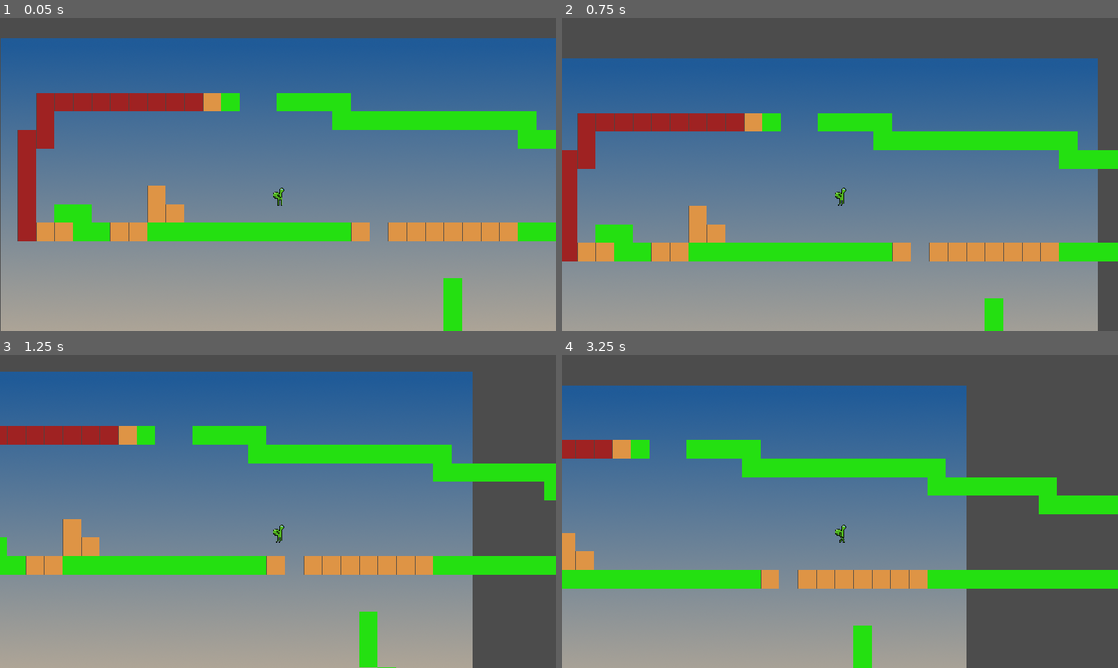
Above: before the commit, frames 1-4 (two rows, left to right).
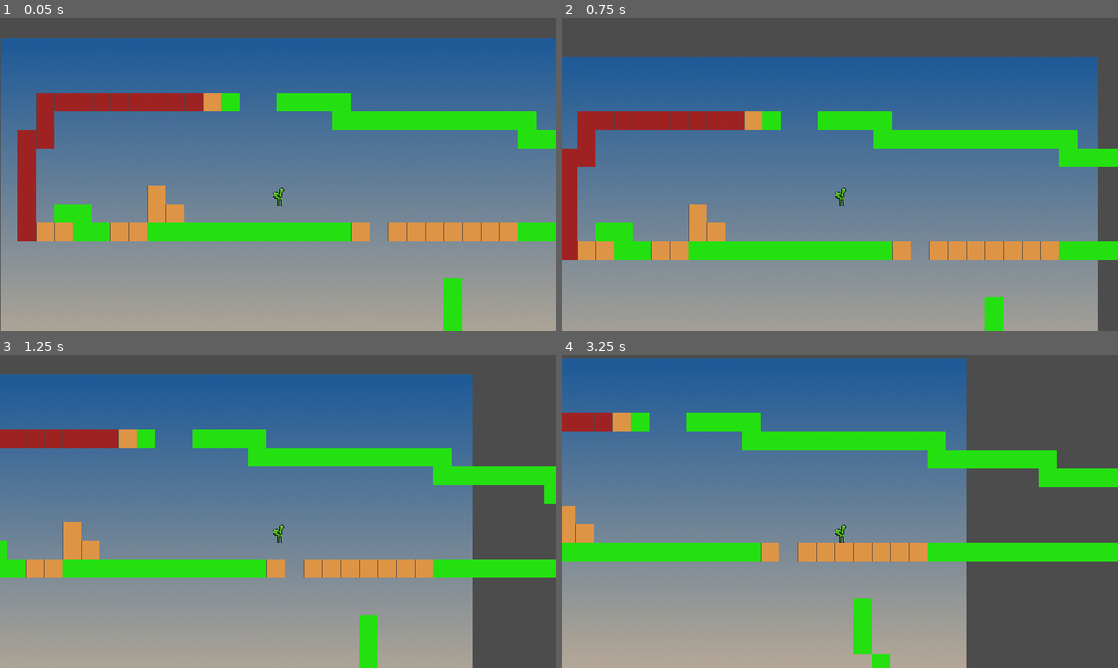
Above: after the commit, the same moments.

Repository: llister15/SCDM
Game: Godot game, scene res://Scenes/Levels/Test Movement World.tscn
The game is run twice, just before and just after one commit, with the same random seed, the same clock (stepped at 60 frames per second) and the same inputs.
Inputs:
- Up to frame 1 (0.05 s): no input
- Up to frame 2 (0.75 s): tap Enter at 0.5 s; hold Right (ui_right) from 0.53 s (still down); hold Space (jump) from 0.53 s (still down)
- Up to frame 3 (1.25 s): keep holding Right (ui_right); keep holding Space (jump)
- Up to frame 4 (3.25 s): release Space (jump) at 1.28 s; tap Space (jump) at 1.35, 1.52, 1.82, 2.85, 3.02 s; release Right (ui_right) at 2.03 s; hold Left (ui_left) 2.03-2.78 s; hold Space (jump) 2.03-2.78 s; hold Right (ui_right) from 2.78 s (still down)

Frame 1 is identical in both runs. In frame 2, 2.3% of the frame differs, in the area x 0-100%, y 12-90%; in frame 3, 4.8%; in frame 4, 31%, in the area x 0-100%, y 1-100%.

Commit message:
Changed the animation script
not done yet still fixing animations

Diff:
--- a/Scenes/Assets/player.tscn
+++ b/Scenes/Assets/player.tscn
@@ -1,50 +1,25 @@
-[gd_scene load_steps=17 format=2]
+[gd_scene load_steps=6 format=2]
 
 [ext_resource path="res://Scripts/player.gd" type="Script" id=1]
-[ext_resource path="res://Sprites/Run/run 00.png" type="Texture" id=2]
-[ext_resource path="res://Sprites/Run/run 01.png" type="Texture" id=3]
-[ext_resource path="res://Sprites/Run/run 02.png" type="Texture" id=4]
-[ext_resource path="res://Sprites/Run/run 03.png" type="Texture" id=5]
-[ext_resource path="res://Sprites/idle/Idle 00.png" type="Texture" id=6]
-[ext_resource path="res://Sprites/idle/Idle 01.png" type="Texture" id=7]
-[ext_resource path="res://Sprites/idle/Idle 02.png" type="Texture" id=8]
-[ext_resource path="res://Sprites/idle/Idle 03.png" type="Texture" id=9]
-[ext_resource path="res://Sprites/idle/Idle 04.png" type="Texture" id=10]
-[ext_resource path="res://Sprites/Jumping/jump 00.png" type="Texture" id=11]
-[ext_resource path="res://Sprites/Jumping/jump 01.png" type="Texture" id=12]
-[ext_resource path="res://Sprites/Jumping/jump 02.png" type="Texture" id=13]
-[ext_resource path="res://Sounds/jumpsound.ogg" type="AudioStream" id=14]
+[ext_resource path="res://Sprites/idle/Idle 00.png" type="Texture" id=2]
+[ext_resource path="res://Sounds/jumpsound.ogg" type="AudioStream" id=3]
 
-[sub_resource type="SpriteFrames" id=1]
-animations = [ {
-"frames": [ ExtResource( 2 ), ExtResource( 3 ), ExtResource( 4 ), ExtResource( 5 ) ],
-"loop": true,
-"name": "Run",
-"speed": 8.0
-}, {
-"frames": [ ExtResource( 6 ), ExtResource( 7 ), ExtResource( 8 ), ExtResource( 9 ), ExtResource( 10 ) ],
-"loop": true,
-"name": "Idle",
-"speed": 6.0
-}, {
-"frames": [ ExtResource( 11 ), ExtResource( 12 ), ExtResource( 13 ) ],
-"loop": true,
-"name": "Jump",
-"speed": 5.0
-} ]
+[sub_resource type="Animation" id=3]
+resource_name = "Idle"
 
 [sub_resource type="RectangleShape2D" id=2]
-extents = Vector2( 10.0178, 15.077 )
+extents = Vector2( 9.32705, 15.077 )
 
 [node name="Player" type="KinematicBody2D"]
 collision_mask = 8
 script = ExtResource( 1 )
 
-[node name="AnimatedSprite" type="AnimatedSprite" parent="."]
-position = Vector2( 0, -16 )
-frames = SubResource( 1 )
-animation = "Jump"
-frame = 2
+[node name="Sprite" type="Sprite" parent="."]
+position = Vector2( 0, -16.0084 )
+texture = ExtResource( 2 )
+
+[node name="AnimationPlayer" type="AnimationPlayer" parent="."]
+anims/Idle = SubResource( 3 )
 
 [node name="CollisionShape2D" type="CollisionShape2D" parent="."]
 position = Vector2( 0, -15.133 )
@@ -55,5 +30,4 @@
 offset_v = -1.0
 
 [node name="JumpSound" type="AudioStreamPlayer2D" parent="."]
-stream = ExtResource( 14 )
-[connection signal="animation_finished" from="AnimatedSprite" to="." method="_on_AnimatedSprite_animation_finished"]
+stream = ExtResource( 3 )
--- a/Scripts/player.gd
+++ b/Scripts/player.gd
@@ -6,7 +6,7 @@
 export var gravity: int = 30
 export var move_speed: int = 40
 export var max_speed: int = 200
-export var jump_force: int = 515
+export var jump_force: int = 500
 var is_jumping: bool = false
 # Character Stats
 export var hp: int = 100
@@ -21,12 +21,10 @@
 	var left = Input.is_action_pressed("ui_left")
 	var right = Input.is_action_pressed("ui_right")
 	var jump = Input.is_action_pressed("jump")
-	var cancel_jump = Input.is_action_just_released("jump")
 	# if statements to Apply Input into movement
 	if left and !right:
 		# Animating the sprite
-		$AnimatedSprite.play("Run")
-		$AnimatedSprite.set_flip_h(true)
+		pass ####
 		# Applying the user input into movement
 		if velo.x < -max_speed:
 			velo.x = -max_speed
@@ -34,15 +32,14 @@
 			velo.x -= move_speed
 	if right and !left:
 		# Animating the sprite
-		$AnimatedSprite.play("Run")
-		$AnimatedSprite.set_flip_h(false)
+		pass ####
 		if velo.x > max_speed:
 			velo.x = max_speed
 		else:
 			velo.x += move_speed
 	elif !left and !right and !jump:
 		velo.x = lerp(velo.x, 0, 0.2)
-		$AnimatedSprite.play("Idle")
+		pass ####
 	# Applying gravity on player
 	velo.y += gravity
 	if velo.y > gravity * 2:
@@ -52,11 +49,7 @@
 		is_jumping = true
 		velo.y -= jump_force
 		$JumpSound.play()
-	elif cancel_jump and !is_on_floor() and is_jumping == true:
-		if velo.y < 0:
-			velo.y += jump_force / 4
+	# Setting bool is_jumping back to false
 	if !jump and is_on_floor():
 		is_jumping = false
-	if jump:
-		$AnimatedSprite.play("Jump")
 	print(is_jumping)
